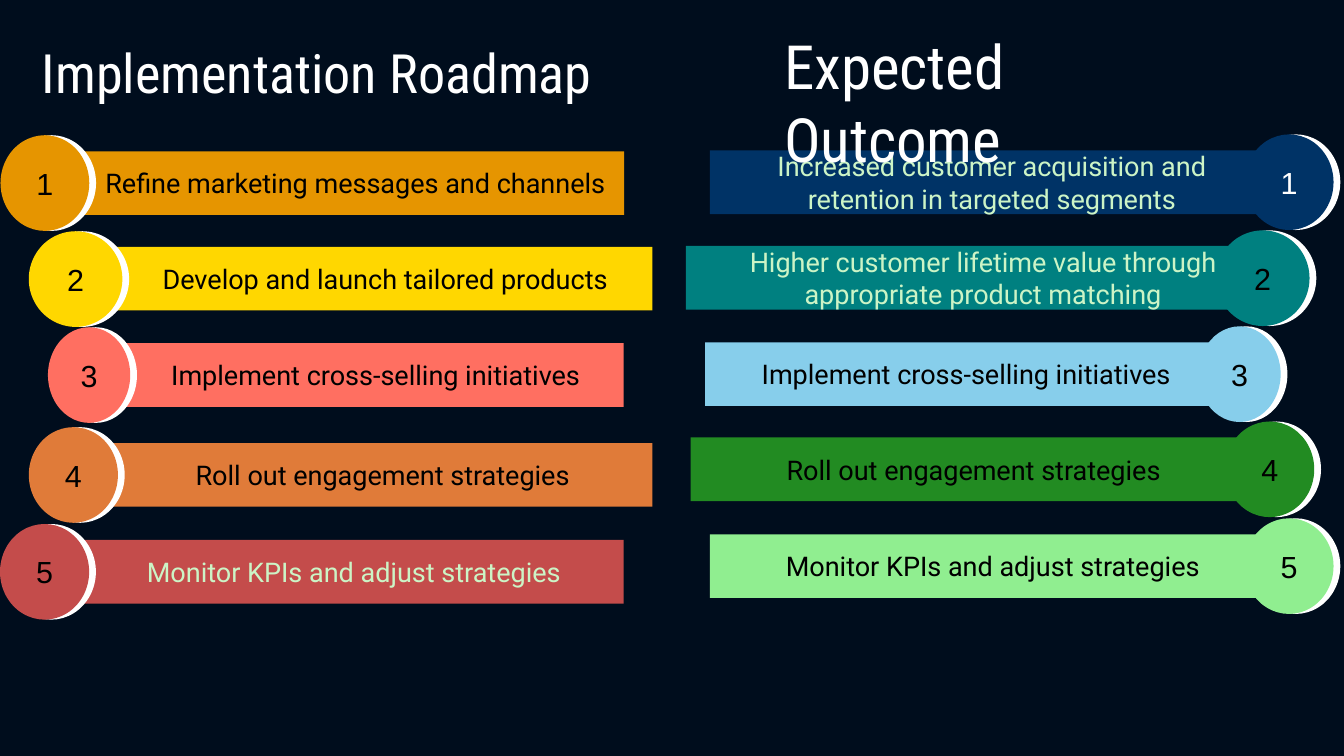
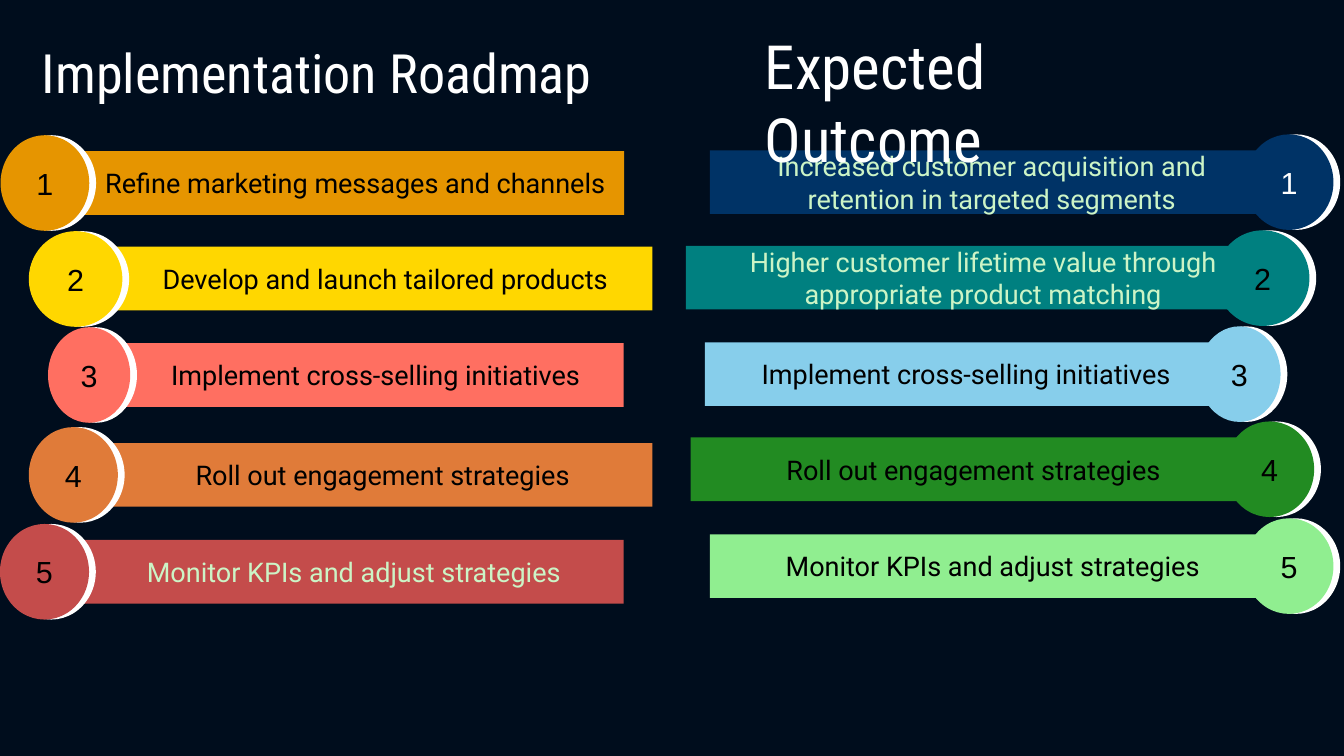
Before and after one commit to Santhosh-Analytics/Insurance_Analytics_Prediction, a slide deck: slide 9 of Data_Driven_Insights.pptx. Drawn at 1344x756 pixels with LibreOffice and Linux fonts; fonts in the diff are those of the drawing. Boxes give left, top, right and bottom in pixels: in the first picture for what was removed or moved away, otherwise in the second. Text is boxed around its words. In the diff, an @@ line names an element or a change of style, - is before the commit and + after.

```diff
--- a/Data_Driven_Insights.pptx
+++ b/Data_Driven_Insights.pptx
@@ text "Expected Outcome": place and size @@
-text "Expected Outcome" at <box>784,43,1004,177</box>
+text "Expected Outcome" at <box>765,43,985,177</box>
```
Also in this commit, not shown: 2 other slides changed, 3 slides added, 4 other files.
